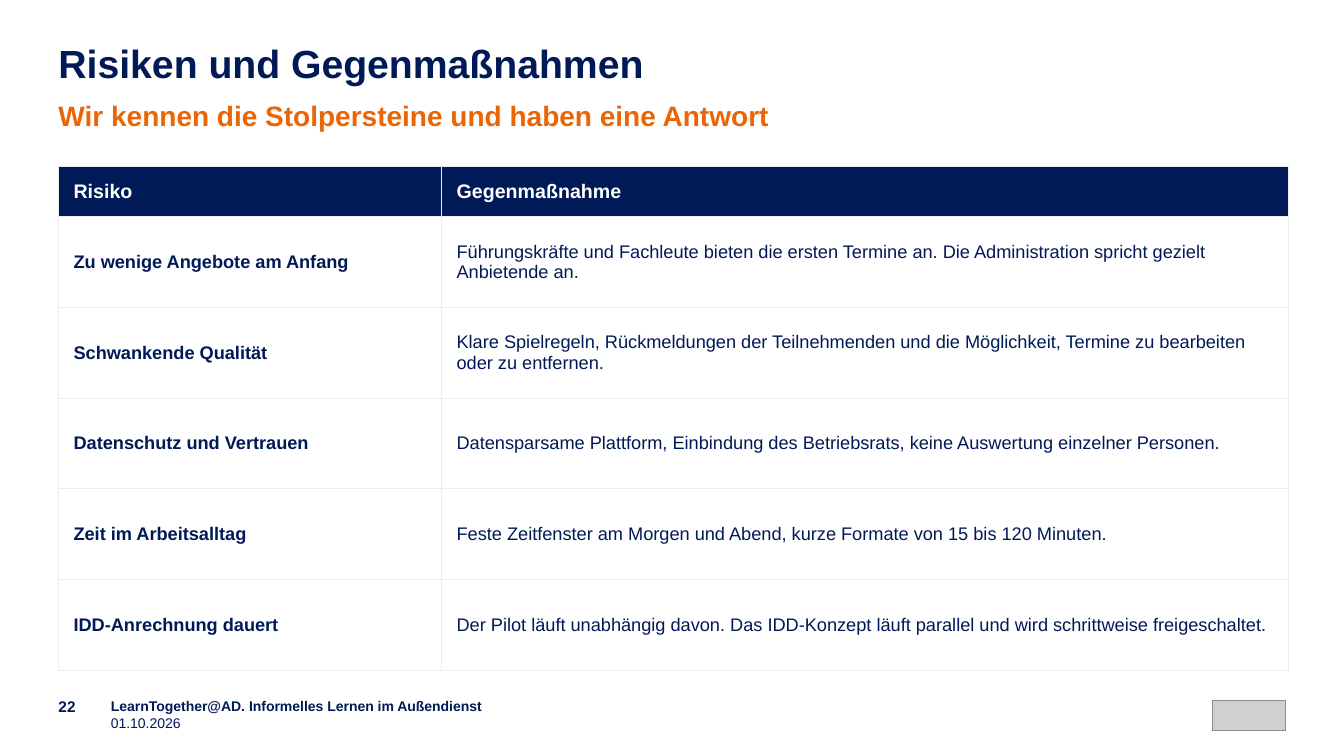
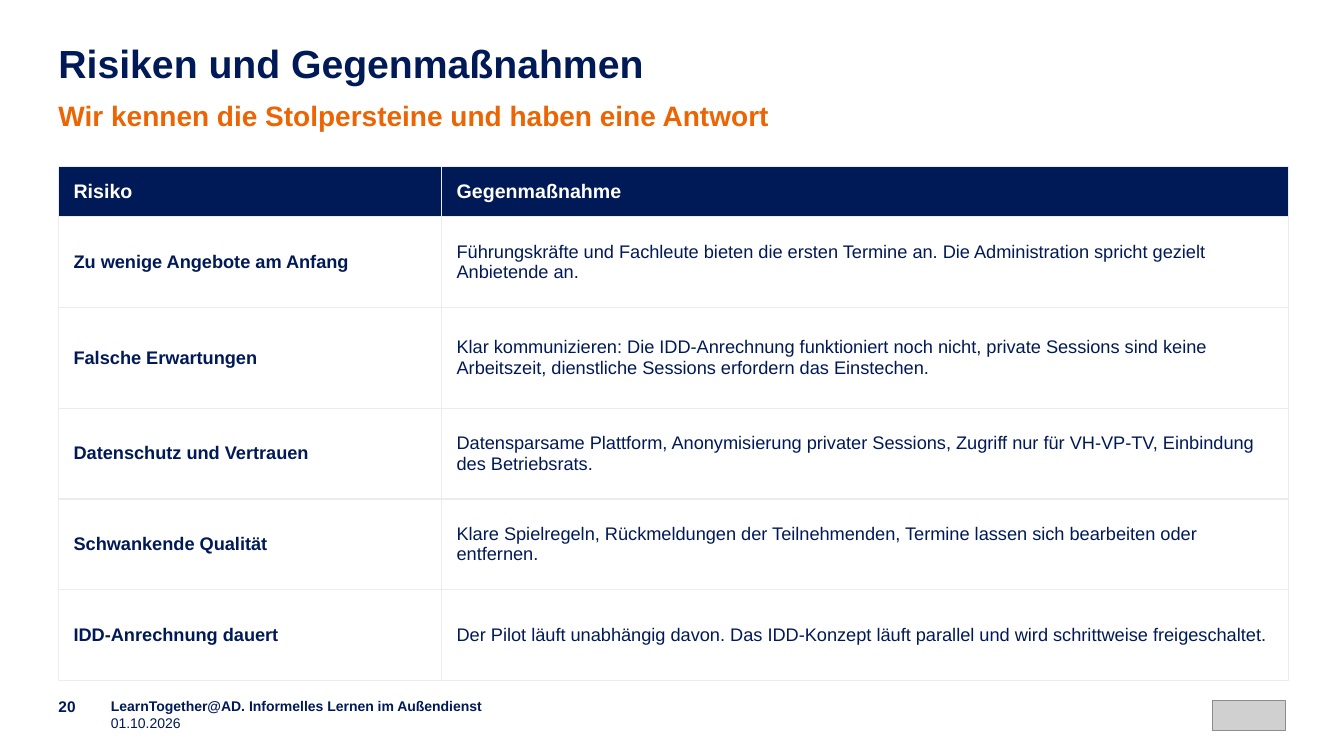
Before and after one commit to emplush/ruv_learntogether, a slide deck: slide 20 of docs/LearnTogether-AD_Praesentation.pptx (slide 22 before the commit). Drawn at 1344x756 pixels with LibreOffice and Linux fonts; fonts in the diff are those of the drawing; grey boxes stand for pictures. Boxes give left, top, right and bottom in pixels: in the first picture for what was removed or moved away, otherwise in the second. Text is boxed around its words. In the diff, an @@ line names an element or a change of style, - is before the commit and + after.

```diff
--- a/docs/LearnTogether-AD_Praesentation.pptx
+++ b/docs/LearnTogether-AD_Praesentation.pptx
@@ table at (58,166,1289,649) @@
-row 3, column 1: Schwankende Qualität
+row 3, column 1: Falsche Erwartungen
-row 3, column 2: Klare Spielregeln, Rückmeldungen der Teilnehmenden und die Möglichkeit, Termine zu bearbeiten oder zu entfernen.
+row 3, column 2: Klar kommunizieren: Die IDD-Anrechnung funktioniert noch nicht, private Sessions sind keine Arbeitszeit, dienstliche Sessions erfordern das Einstechen.
-row 4, column 2: Datensparsame Plattform, Einbindung des Betriebsrats, keine Auswertung einzelner Personen.
+row 4, column 2: Datensparsame Plattform, Anonymisierung privater Sessions, Zugriff nur für VH-VP-TV, Einbindung des Betriebsrats.
-row 5, column 1: Zeit im Arbeitsalltag
+row 5, column 1: Schwankende Qualität
-row 5, column 2: Feste Zeitfenster am Morgen und Abend, kurze Formate von 15 bis 120 Minuten.
+row 5, column 2: Klare Spielregeln, Rückmeldungen der Teilnehmenden, Termine lassen sich bearbeiten oder entfernen.
@@ text at (58,701,75,712): text changed @@
-22
+20
```
Also in this commit, not shown: 16 other slides changed, 5 slides added, 5 slides removed.
